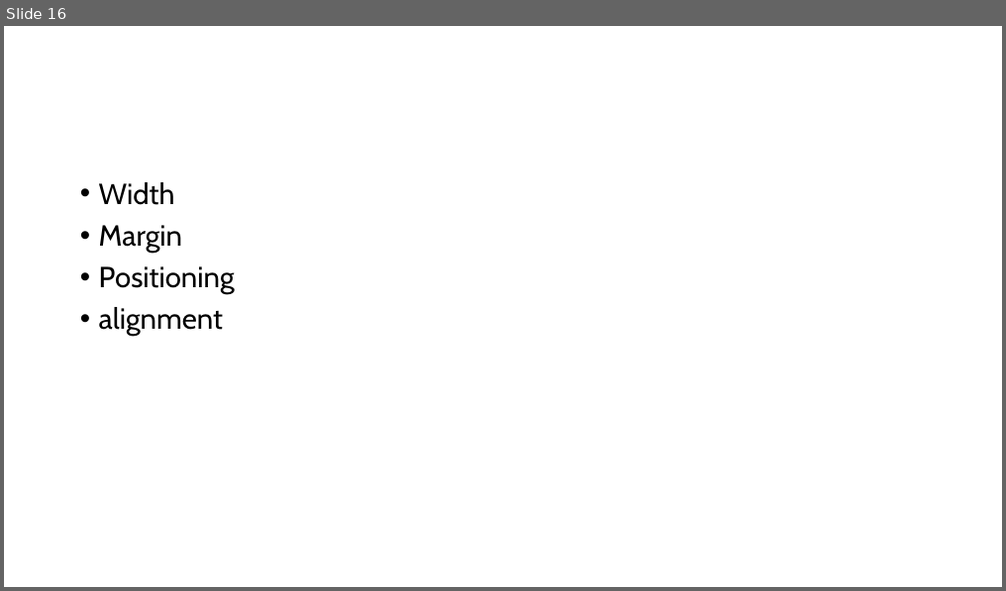
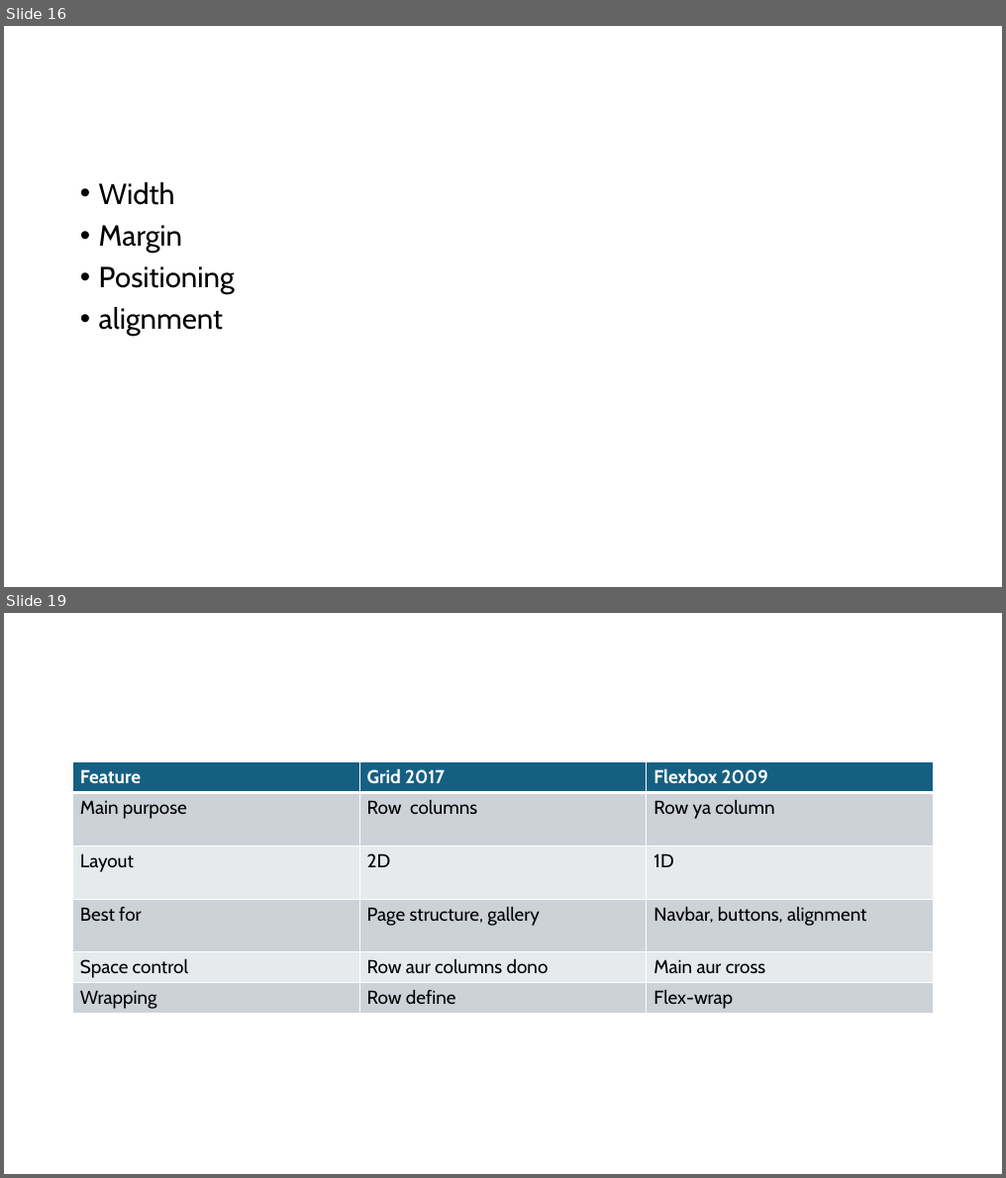
Before and after one commit to PiyushChaturvedii/batch07, a slide deck: day03.pptx. Shown one above the other, each under a label of ours: slide 16 before the commit, slides 16 and 19 after it; the slides between them are not shown. The pictures are 1006x591 and 1006x1178 pixels, drawn with LibreOffice and Linux fonts; fonts in the diff are those of the drawing. Boxes give left, top, right and bottom in pixels: in the first picture for what was removed or moved away, otherwise in the second. Text is boxed around its words. In the diff, an @@ line names an element or a change of style, - is before the commit and + after.

Commit message:
flex

```diff
--- a/day03.pptx
+++ b/day03.pptx
@@ slide 19 added at box(4, 613, 1002, 1174), background #FFFFFF @@
@@ table added at box(73, 762, 933, 1013), 6 rows, 3 columns @@
+Feature | Grid 2017 | Flexbox 2009
+Main purpose | Row columns | Row ya column
+Layout | 2D | 1D
+Best for | Page structure, gallery | Navbar, buttons, alignment
+Space control | Row aur columns dono | Main aur cross
+Wrapping | Row define | Flex-wrap
```
Also in this commit, not shown: 2 slides changed, 1 other slide added, 7 other files.
